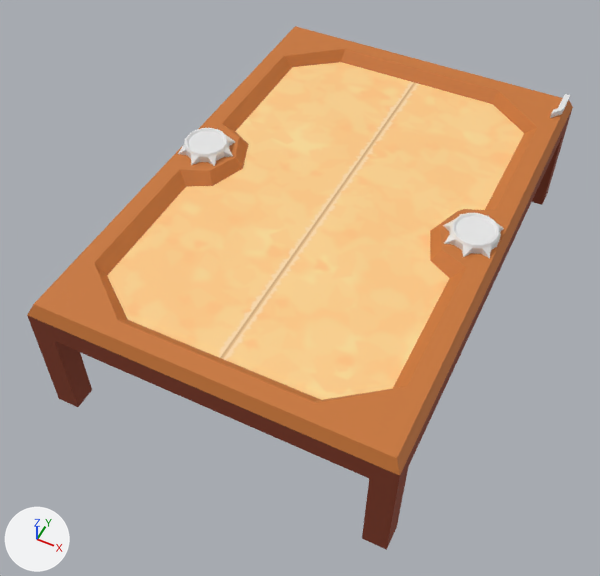
The glTF model frontend/public/models/game_table.glb as it was, and as the next commit left it.
Rendered twice from a 50 mm camera at (21.2, -48.7, 58.9) aimed at (-1.0, -4.3, 3.4). Lighting does not change. The marker at lower left points along +X, +Y and +Z. The picture after the commit comes second. Where no turn or scale is listed for an object, it has been applied to the vertices. Vertices at exactly the same position are counted once.

Objects in the first picture: 'elevation', 'emblem_1', 'emblem_2', 'table' and 1 more.
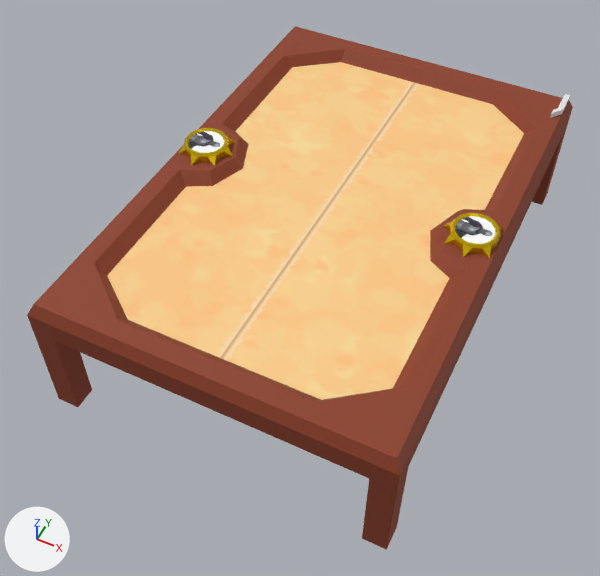
The change, as a diff of the scene's bpy script:
```diff
--- a/frontend/public/models/game_table.glb.py
+++ b/frontend/public/models/game_table.glb.py
@@ img_default_opponent_frame @@
+img_default_opponent_frame = load_image('default_opponent_frame', '_unpacked/default_opponent_frame', 587, 587, 'sRGB')
@@ mat_top_wood @@
 mat_top_wood = principled_material('top_wood')
-mat_top_wood.base_color = (0.585, 0.182, 0.036)  # orange #c97635
+mat_top_wood.base_color = (0.266, 0.0482, 0.0176)  # brown #8d3e24
 mat_top_wood.roughness = 0.7
@@ mat_player_icon_back @@
+mat_player_icon_back = principled_material('player_icon_back')
+mat_player_icon_back.texture = img_default_opponent_frame
@@ mat_gold_back @@
+mat_gold_back = principled_material('gold_back')
+mat_gold_back.base_color = (0.799, 0.552, 0.0)  # yellow #e7c400
+mat_gold_back.metallic = 0.8
+mat_gold_back.roughness = 0.2
@@ mat_gold_front @@
+mat_gold_front = principled_material('gold_front')
+mat_gold_front.base_color = (0.801, 0.553, 0.0)  # yellow #e7c400
+mat_gold_front.metallic = 0.8
+mat_gold_front.roughness = 0.2
@@ mat_player_icon_front @@
+mat_player_icon_front = principled_material('player_icon_front')
+mat_player_icon_front.texture = img_default_opponent_frame
@@ me_emblem_1 @@
 me_emblem_1.from_pydata(...)  # 87 vertices, 170 faces; spans x -2.66..1.96, y -2.66..2.66, z -0.14..0.72
 # used by ob_emblem_1; location = (12.4, 0.0, 12.1)
+# me_emblem_1 part 1: 156 faces spanning x -2.66..1.96, y -2.66..2.66, z -0.14..0.72 switch from no material to mat_gold_front (yellow #e7c400)
+# me_emblem_1 part 2: 14 faces spanning x -1.54..1.54, y -1.54..1.54, z 0.56 switch from no material to mat_player_icon_front (picture img_default_opponent_frame)
@@ me_emblem_2 @@
 me_emblem_2.from_pydata(...)  # 87 vertices, 170 faces; spans x -1.96..2.66, y -2.66..2.66, z -0.14..0.72
 # used by ob_emblem_2; location = (-12.4, 0.0, 12.1)
+# me_emblem_2 part 3: 156 faces spanning x -1.96..2.66, y -2.66..2.66, z -0.14..0.72 switch from no material to mat_gold_back (yellow #e7c400)
+# me_emblem_2 part 4: 14 faces spanning x -1.54..1.54, y -1.54..1.54, z 0.56 switch from no material to mat_player_icon_back (picture img_default_opponent_frame)
```

Pixel boxes [x1, y1, x2, y2] of what changed, in the pictures (600 x 576 px):
'elevation', recoloured (orange to brown)
    both: [28, 26, 573, 475]
part 1 of me_emblem_1, recoloured (white to yellow)
    both: [443, 213, 504, 259]
part 2 of me_emblem_1, recoloured
    both: [456, 216, 495, 244]
part 3 of me_emblem_2, recoloured (white to yellow)
    both: [178, 128, 235, 166]
part 4 of me_emblem_2, recoloured
    both: [188, 131, 224, 153]
